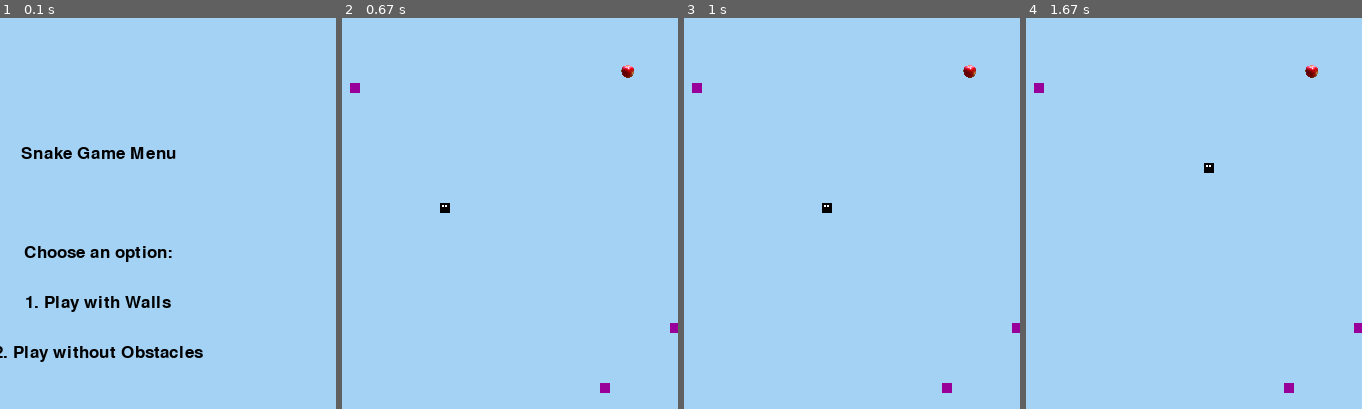
Above: before the commit, frames 1-4 (left to right).
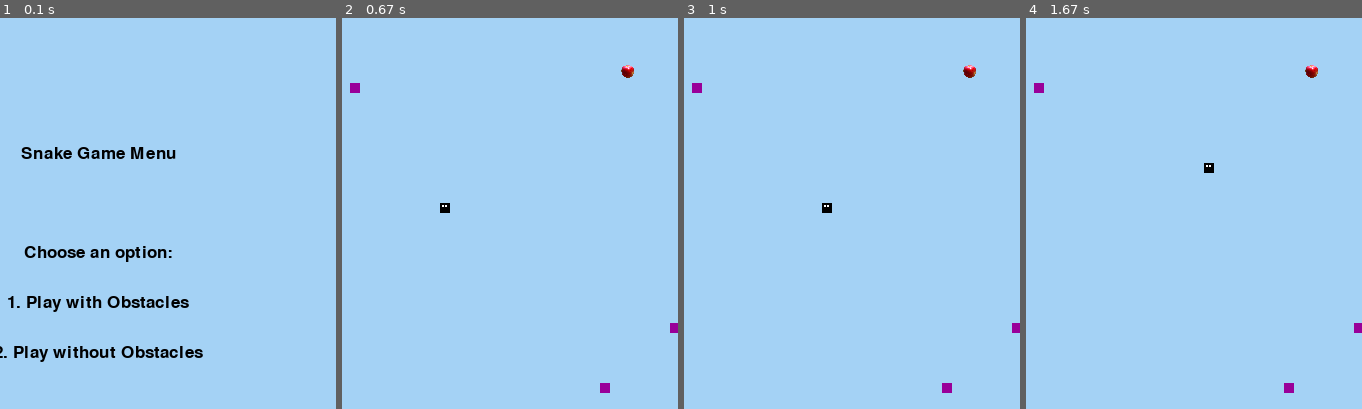
Above: after the commit, the same moments.

Repository: kalinaterziyska/pygame1
Game: pygame game, started from snake_pygame.py
Same seed, same stepped clock (60 frames per second), same inputs: the game is played once before the commit and once after it.
Inputs:
- Up to frame 1 (0.1 s): no input
- Up to frame 2 (0.67 s): tap 1 at 0.33 s
- Up to frame 3 (1 s): hold Right from 0.67 s (still down)
- Up to frame 4 (1.67 s): release Right at 1.13 s; hold Up 1.17-1.47 s; hold Right from 1.5 s (still down)
The pictures show only the part of the screen within x 44-94%, y 26-76%; the shares and areas given below are measured in that part.

The runs differ from the first frame. In frame 1, 1.0% of the frame differs, in the area x 2-57%, y 71-76%; in frame 2, nothing differs; in frame 3, nothing differs; in frame 4, nothing differs.

Commit message:
correction on the menu

Diff:
--- a/snake_pygame.py
+++ b/snake_pygame.py
@@ -41,7 +41,7 @@
         dis.fill(blue)
         message("Snake Game Menu", black, y_offset=-50)
         message("Choose an option:", black, y_offset=50)
-        message("1. Play with Walls", black, y_offset=100)
+        message("1. Play with Obstacles", black, y_offset=100)
         message("2. Play without Obstacles", black, y_offset=150)
 
         for event in pygame.event.get():
